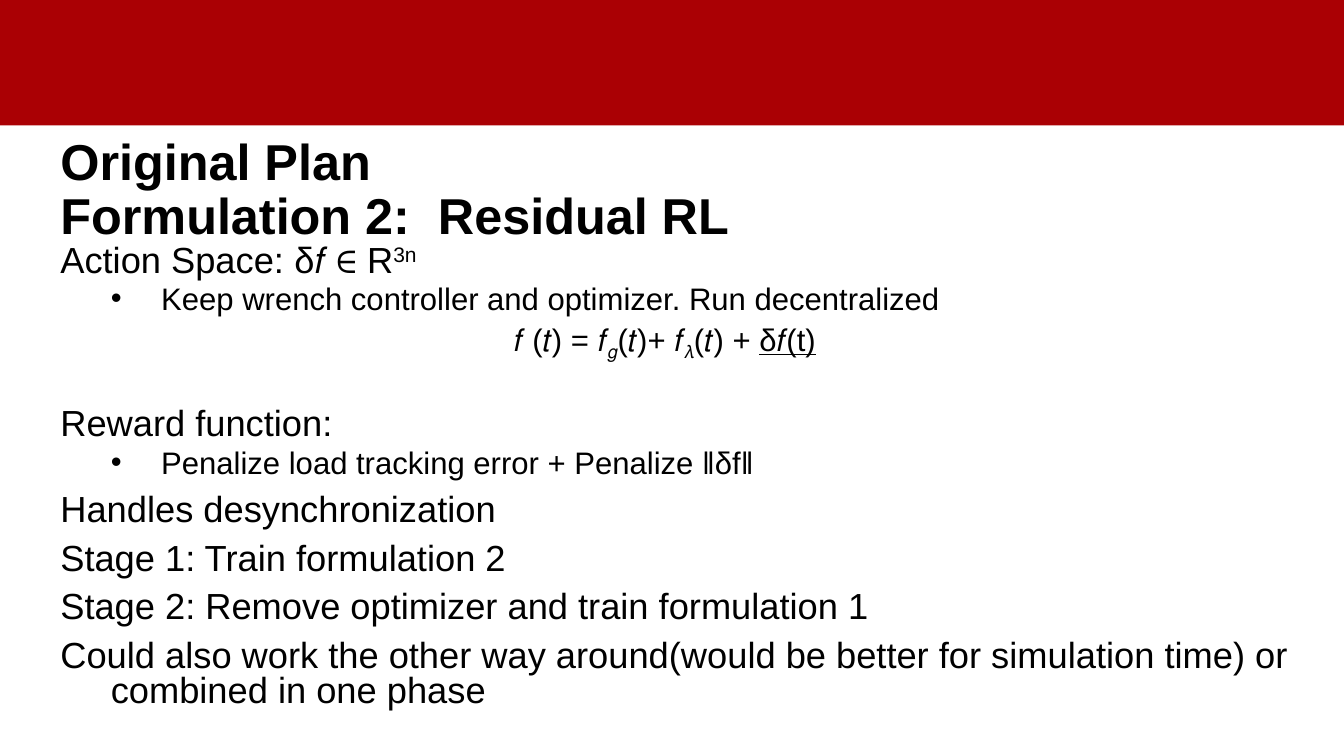
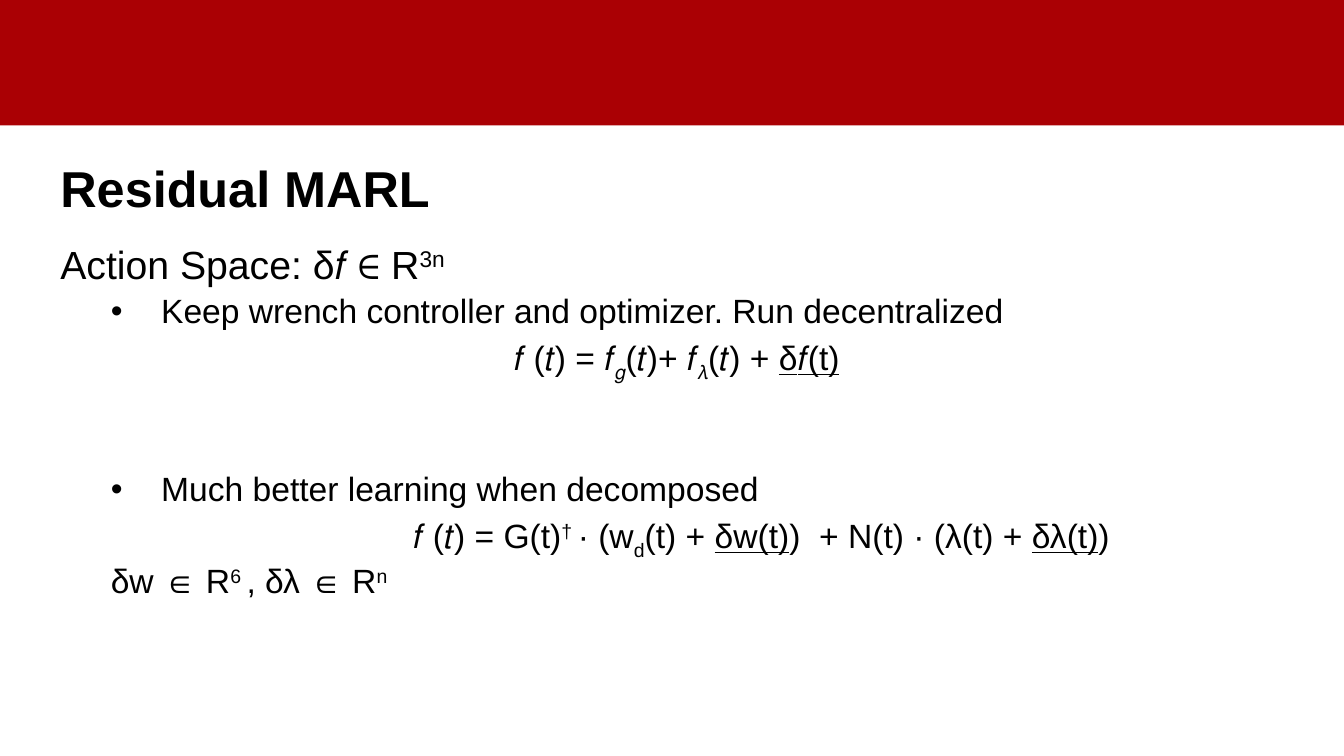
Before and after one commit to amedhisham/FixedWingsCoopTransportation, a slide deck: slide 19 of documentation/Meeting 5.pptx (slide 3 before the commit). Drawn at 1344x756 pixels with LibreOffice and Linux fonts; fonts in the diff are those of the drawing; background and template pictures are left out. Boxes give left, top, right and bottom in pixels: in the first picture for what was removed or moved away, otherwise in the second. Text is boxed around its words. In the diff, an @@ line names an element or a change of style, - is before the commit and + after.

Commit message:
mix of 5 trajectories training

```diff
--- a/documentation/Meeting 5.pptx
+++ b/documentation/Meeting 5.pptx
@@ title at (x1=60, y1=170, x2=430, y2=208): text changed @@
-Original Plan
-Formulation 2: Residual RL
+Residual MARL
@@ text at (x1=60, y1=250, x2=1003, y2=377): size 25.9 to 28 pt in "Action Space: δ𝑓 ∈ R3n"; size 22.2 to 24 pt in "Keep wrench controller and optimizer. Run decentralized", "𝑓 (𝑡) = 𝑓𝑔(𝑡)+ 𝑓𝜆(𝑡) + δ𝑓(t)"; line spacing 0.8 to 0.9 @@
@@ text at (x1=111, y1=476, x2=1110, y2=594): text changed; size 25.9 to 24 pt @@
-Reward function:
-  • Penalize load tracking error + Penalize ‖δf‖
-Handles desynchronization
-Stage 1: Train formulation 2
-Stage 2: Remove optimizer and train formulation 1
-Could also work the other way around(would be better for simulation time) or combined in one phase
+  • Much better learning when decomposed
+  𝑓 (𝑡) = G(t)† · (wd(t) + δw(t)) + N(t) · (λ(t) + δλ(t))
+  δw ∈ R6 , δλ ∈ Rn
```
Also in this commit, not shown: 1 other slide changed, 27 slides added, 8 slides removed, 32 other files.
